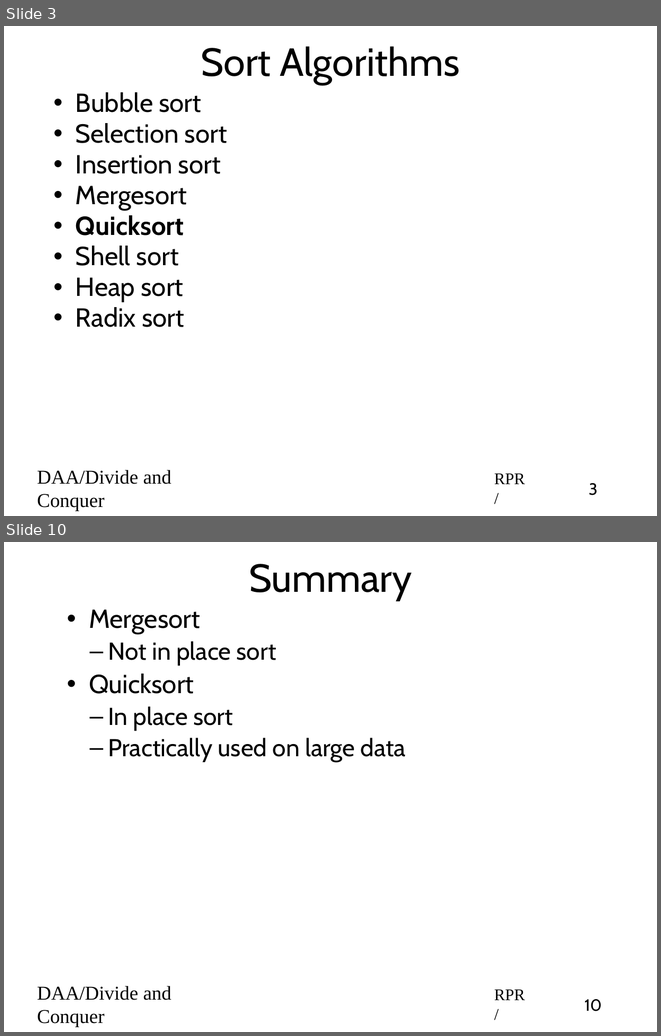
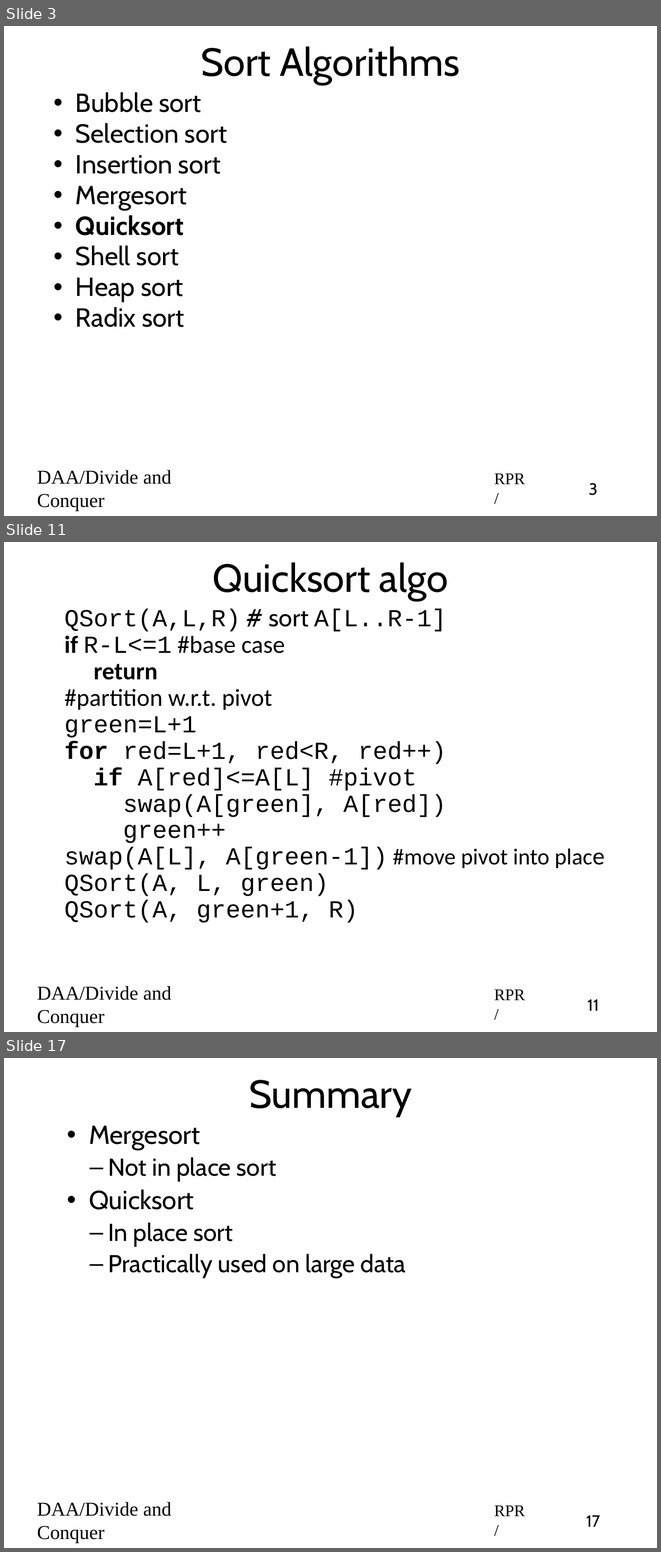
Before and after one commit to rprustagi/2019_20-Even-18CS42-DAA, a slide deck: Slides/2020-Even-DAA-L12-Divide-Conquer-Quicksort.pptx. Shown one above the other, each under a label of ours: slides 3 and 10 before the commit, slides 3, 11 and 17 after it; the slides between them are not shown. The pictures are 661x1036 and 661x1552 pixels, drawn with LibreOffice and Linux fonts; fonts in the diff are those of the drawing. Boxes give left, top, right and bottom in pixels: in the first picture for what was removed or moved away, otherwise in the second. Text is boxed around its words. In the diff, an @@ line names an element or a change of style, - is before the commit and + after.

```diff
--- a/Slides/2020-Even-DAA-L12-Divide-Conquer-Quicksort.pptx
+++ b/Slides/2020-Even-DAA-L12-Divide-Conquer-Quicksort.pptx
@@ slide 11 added at (x1=4, y1=542, x2=657, y2=1032), background #FFFFFF @@
@@ title added at (x1=213, y1=562, x2=448, y2=600), 48 pt, text #000000 @@
+Quicksort algo
@@ text added at (x1=64, y1=609, x2=549, y2=923), 30 pt, text #000000 @@
+QSort(A,L,R) # sort A[L..R-1]
+if R-L<=1 #base case
+    return
+#partition w.r.t. pivot
+green=L+1
+for red=L+1, red<R, red++)
+    if A[red]<=A[L] #pivot
+        swap(A[green], A[red])
+        green++
+swap(A[L], A[green-1]) #move pivot into place
+QSort(A, L, green)
+QSort(A, green+1, R)
@@ text added at (x1=37, y1=986, x2=171, y2=1027), 24 pt, text #000000 @@
+DAA/Divide and Conquer
@@ text added at (x1=494, y1=989, x2=525, y2=1000), 20 pt, text #000000 @@
+RPR/
@@ page number added at (x1=588, y1=999, x2=599, y2=1011), 20 pt, text #000000 @@
+11
@@ what was slide 10 is now slide 17 @@
@@ page number at (x1=586, y1=1515, x2=600, y2=1527): text changed @@
-10
+17
```
Also in this commit, not shown: 6 slides changed, 7 other slides added, 1 other file.
